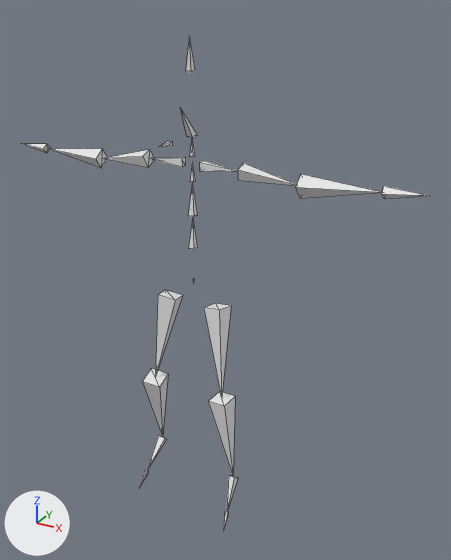
An edit to the glTF model assets/generated/rig/hero_basic_animations_running_armature_glb.glb, drawn before and after from the same camera.
Both versions are drawn from a 50 mm camera at (1.197, -1.868, 2.009) aimed at (0.125, 0.081, 1.034). Lighting does not change. The marker at lower left points along +X, +Y and +Z. The older version comes first. Mesh edges are drawn as thin lines. Where no turn or scale is listed for an object, it has been applied to the vertices. Vertices at exactly the same position are counted once.

In view in the first picture: 'Armature_mesh'.
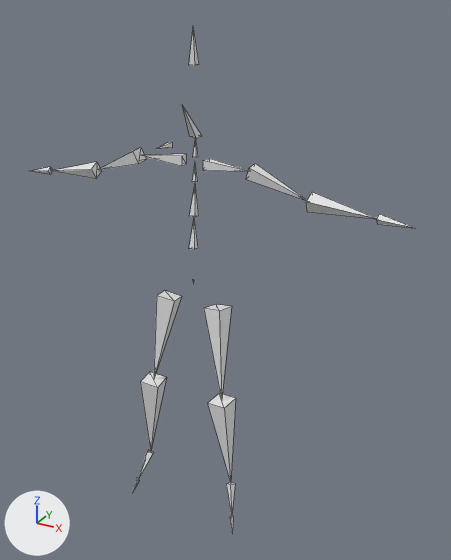
Location of each change, [x1, y1, x2, y2] in pixels of the pictures (451 x 560 px; the box of a moved part takes in the faces that stretch with it):
'Armature_mesh', reshaped: before [23, 37, 428, 530]; after [30, 27, 414, 532]
part 1 of me_armature_mesh, moved or reshaped: before [190, 164, 196, 182]; after [192, 162, 198, 182]
part 2 of me_armature_mesh, moved or reshaped: before [190, 138, 195, 157]; after [193, 139, 198, 158]
part 3 of me_armature_mesh, moved or reshaped: before [181, 109, 198, 138]; after [183, 107, 202, 139]
part 4 of me_armature_mesh, moved or reshaped: before [186, 37, 195, 73]; after [189, 27, 199, 66]
part 5 of me_armature_mesh, moved or reshaped: before [200, 161, 238, 172]; after [203, 158, 248, 171]
part 6 of me_armature_mesh, moved or reshaped: before [238, 163, 297, 186]; after [246, 163, 307, 201]
part 7 of me_armature_mesh, moved or reshaped: before [296, 174, 382, 198]; after [306, 192, 377, 219]
part 8 of me_armature_mesh, moved or reshaped: before [382, 186, 428, 199]; after [377, 214, 414, 228]
part 9 of me_armature_mesh, moved or reshaped: before [149, 158, 186, 167]; after [142, 154, 187, 166]
part 10 of me_armature_mesh, moved or reshaped: before [102, 149, 155, 168]; after [98, 147, 146, 170]
part 11 of me_armature_mesh, moved or reshaped: before [47, 148, 107, 168]; after [53, 162, 102, 179]
part 12 of me_armature_mesh, moved or reshaped: before [23, 144, 50, 153]; after [30, 167, 53, 175]
part 13 of me_armature_mesh, moved or reshaped: before [208, 392, 235, 474]; after [208, 393, 236, 482]
part 14 of me_armature_mesh, moved or reshaped: before [227, 476, 238, 510]; after [227, 483, 235, 515]
part 15 of me_armature_mesh, moved or reshaped: before [223, 511, 228, 530]; after [230, 516, 233, 532]
part 16 of me_armature_mesh, moved or reshaped: before [142, 368, 168, 436]; after [140, 372, 166, 451]
part 17 of me_armature_mesh, moved or reshaped: before [147, 435, 167, 470]; after [139, 450, 154, 477]
part 18 of me_armature_mesh, moved or reshaped: before [139, 469, 148, 487]; after [132, 477, 139, 492]
part 19 of me_armature_mesh, shading changed: before [189, 41, 196, 250]; after [189, 27, 199, 250]

The change, as a list of edits to the scene's bpy script:
```text
Change me_armature_mesh:
    remove me_armature_mesh.from_pydata(...)  # 120 vertices, 144 faces; spans x -0.85..0.85, y -0.15..0.12, z -0.03..1.92
    add me_armature_mesh.from_pydata(...)  # 120 vertices, 144 faces; spans x -0.83..0.82, y -0.17..0.11, z -0.03..1.95
    me_armature_mesh part 1: the loose piece of 5 vertices spanning x -0.01..0.01, y 0.05..0.07, z 1.41..1.49 is moved by (0.0, 0.01, 0.0)
    me_armature_mesh part 2: the loose piece of 5 vertices spanning x -0.01..0.0, y 0.06..0.07, z 1.5..1.58 is moved by (0.0, 0.01, 0.0)
    me_armature_mesh part 3: the loose piece of 5 vertices spanning x -0.02..0.01, y -0.02..0.08, z 1.57..1.69 is moved by (0.0, 0.01, 0.0)
    me_armature_mesh part 4: the loose piece of 5 vertices spanning x 0.0..0.03, y 0.02..0.05, z 1.8..1.92 is moved by (0.0, 0.02, 0.02)
    me_armature_mesh part 5: the loose piece of 5 vertices spanning x 0.04..0.2, y 0.05..0.08, z 1.46..1.49 is scaled about its middle by (1.16, 1.19, 1.16), then moved by (0.02, 0.01, 0.0)
    me_armature_mesh part 6: the loose piece of 5 vertices spanning x 0.2..0.42, y 0.03..0.09, z 1.45..1.5 is multiplied about its middle by the matrix ((1.034, -0.074, 0.223), (0.02, 1.03, 0.249), (-0.234, -0.238, 1.006)), then moved by (0.04, 0.01, -0.02)
    me_armature_mesh part 7: the loose piece of 5 vertices spanning x 0.42..0.71, y 0.03..0.12, z 1.41..1.49 is multiplied about its middle by the matrix ((0.836, -0.011, 0.132), (-0.009, 0.836, 0.127), (-0.132, -0.127, 0.826)), then moved by (0.01, 0.0, -0.07)
    me_armature_mesh part 8: the loose piece of 5 vertices spanning x 0.71..0.85, y 0.04..0.08, z 1.45..1.49 is multiplied about its middle by the matrix ((0.836, -0.006, 0.133), (-0.013, 0.837, 0.124), (-0.132, -0.124, 0.826)), then moved by (-0.02, 0.0, -0.1)
    me_armature_mesh part 9: the loose piece of 5 vertices spanning x -0.19..-0.04, y 0.05..0.08, z 1.46..1.49 is scaled about its middle by (1.27, 1.3, 1.27), then moved by (-0.03, 0.01, 0.0)
    me_armature_mesh part 10: the loose piece of 5 vertices spanning x -0.44..-0.19, y 0.02..0.09, z 1.45..1.51 is multiplied about its middle by the matrix ((0.965, 0.054, -0.205), (-0.005, 0.961, 0.23), (0.212, -0.224, 0.939)), then moved by (-0.04, 0.01, -0.02)
    me_armature_mesh part 11: the loose piece of 5 vertices spanning x -0.72..-0.44, y 0.04..0.12, z 1.41..1.49 is multiplied about its middle by the matrix ((0.857, 0.018, -0.158), (0.01, 0.859, 0.15), (0.159, -0.15, 0.844)), then moved by (-0.01, 0.0, -0.07)
    me_armature_mesh part 12: the loose piece of 5 vertices spanning x -0.85..-0.71, y 0.04..0.08, z 1.44..1.48 is multiplied about its middle by the matrix ((0.86, -0.002, -0.146), (0.005, 0.872, 0.02), (0.146, -0.021, 0.859)), then moved by (0.02, 0.0, -0.11)
    me_armature_mesh part 13: the loose piece of 5 vertices spanning x 0.12..0.21, y -0.06..0.03, z 0.16..0.56 is scaled about its middle by (1.02, 1.01, 1.04), then moved by (0.01, -0.02, 0.0)
    me_armature_mesh part 14: the loose piece of 5 vertices spanning x 0.19..0.22, y -0.08..0.02, z 0.04..0.17 is multiplied about its middle by the matrix ((0.856, 0.114, -0.289), (-0.158, 0.889, -0.118), (0.267, 0.162, 0.856)), then moved by (0.02, -0.02, -0.01)
    me_armature_mesh part 15: the loose piece of 5 vertices spanning x 0.21..0.23, y -0.12..-0.08, z -0.03..0.05 is scaled about its middle by (1.02, 0.748, 0.933), then moved by (0.03, 0.0, 0.0)
    me_armature_mesh part 16: the loose piece of 5 vertices spanning x -0.21..-0.12, y -0.06..0.08, z 0.16..0.57 is multiplied about its middle by the matrix ((0.994, -0.018, -0.007), (0.019, 0.971, 0.211), (0.003, -0.211, 0.971)), then moved by (0.0, -0.06, 0.0)
    me_armature_mesh part 17: the loose piece of 5 vertices spanning x -0.23..-0.19, y -0.04..0.1, z 0.05..0.17 is multiplied about its middle by the matrix ((0.804, -0.018, 0.182), (0.073, 0.784, -0.246), (-0.168, 0.256, 0.766)), then moved by (-0.01, -0.08, -0.01)
    me_armature_mesh part 18: the loose piece of 5 vertices spanning x -0.23..-0.21, y -0.1..-0.04, z -0.01..0.06 is scaled about its middle by (0.895, 0.574, 1.02), then moved by (-0.02, -0.04, -0.02)
    me_armature_mesh part 19: 5 of the faces centred in x -0.01..0.03, y 0.03..0.06, z 1.2..1.84 are now shaded smooth
    other edits to the shape of me_armature_mesh do not show in these pictures
```
